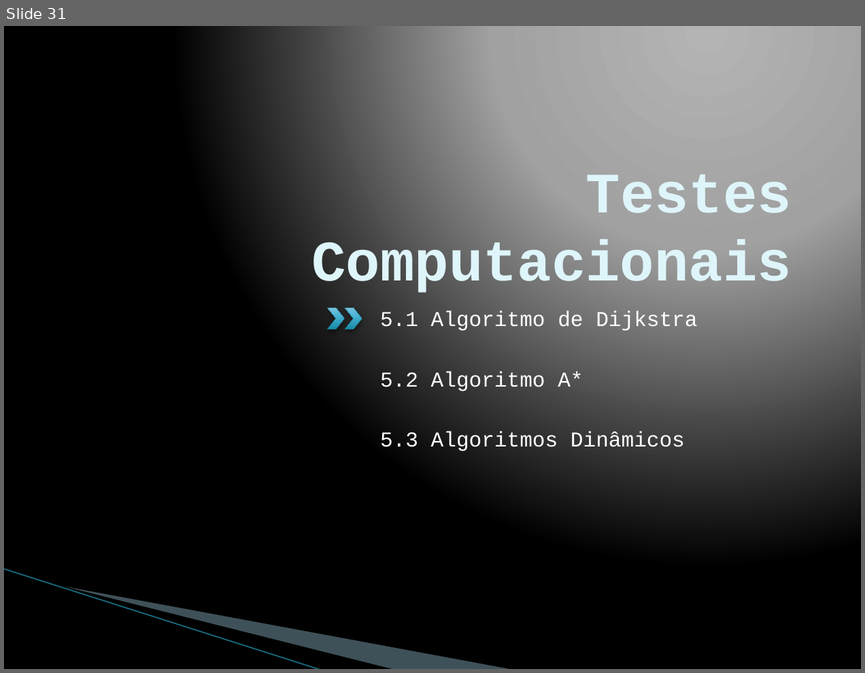
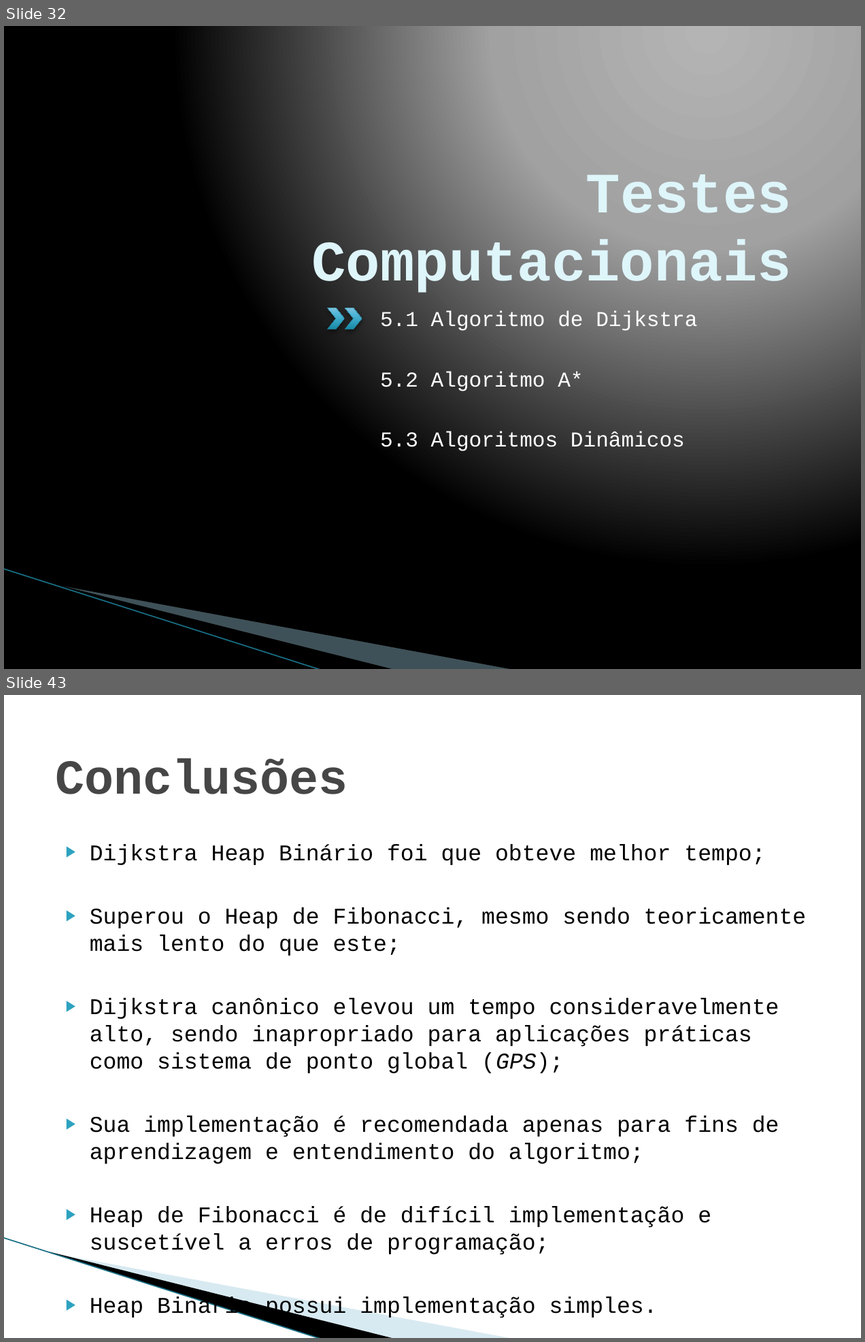
Before and after one commit to pedrohbh/PG-Dissertacao, a slide deck: Academia/Apresentação PG/Apresentação PG.pptx. Shown one above the other, each under a label of ours: slide 31 before the commit, slides 32 and 43 after it; the slides between them are not shown. The pictures are 865x673 and 865x1342 pixels, drawn with LibreOffice and Linux fonts; fonts in the diff are those of the drawing; background and template pictures are left out. Boxes give left, top, right and bottom in pixels: in the first picture for what was removed or moved away, otherwise in the second. Text is boxed around its words. In the diff, an @@ line names an element or a change of style, - is before the commit and + after.

```diff
--- a/Academia/Apresentação PG/Apresentação PG.pptx
+++ b/Academia/Apresentação PG/Apresentação PG.pptx
@@ slide 43 added at <box>4,695,861,1338</box>, background #FFFFFF; not listed: 3 template elements that a slide beside it also shows @@
@@ title added at <box>55,759,347,794</box>, 41 pt, text #464646, bold @@
+Conclusões
@@ text added at <box>90,844,806,1255</box>, 18.9 pt, text #000000 @@
+▶ Dijkstra Heap Binário foi que obteve melhor tempo;
+▶ Superou o Heap de Fibonacci, mesmo sendo teoricamente mais lento do que este;
+▶ Dijkstra canônico elevou um tempo consideravelmente alto, sendo inapropriado para aplicações práticas como sistema de ponto global (GPS);
+▶ Sua implementação é recomendada apenas para fins de aprendizagem e entendimento do algoritmo;
+▶ Heap de Fibonacci é de difícil implementação e suscetível a erros de programação;
+▶ Heap Binário possui implementação simples.
@@ what was slide 31 is now slide 32 @@
```
Also in this commit, not shown: 1 slide changed, 12 other slides added, 6 other files.
